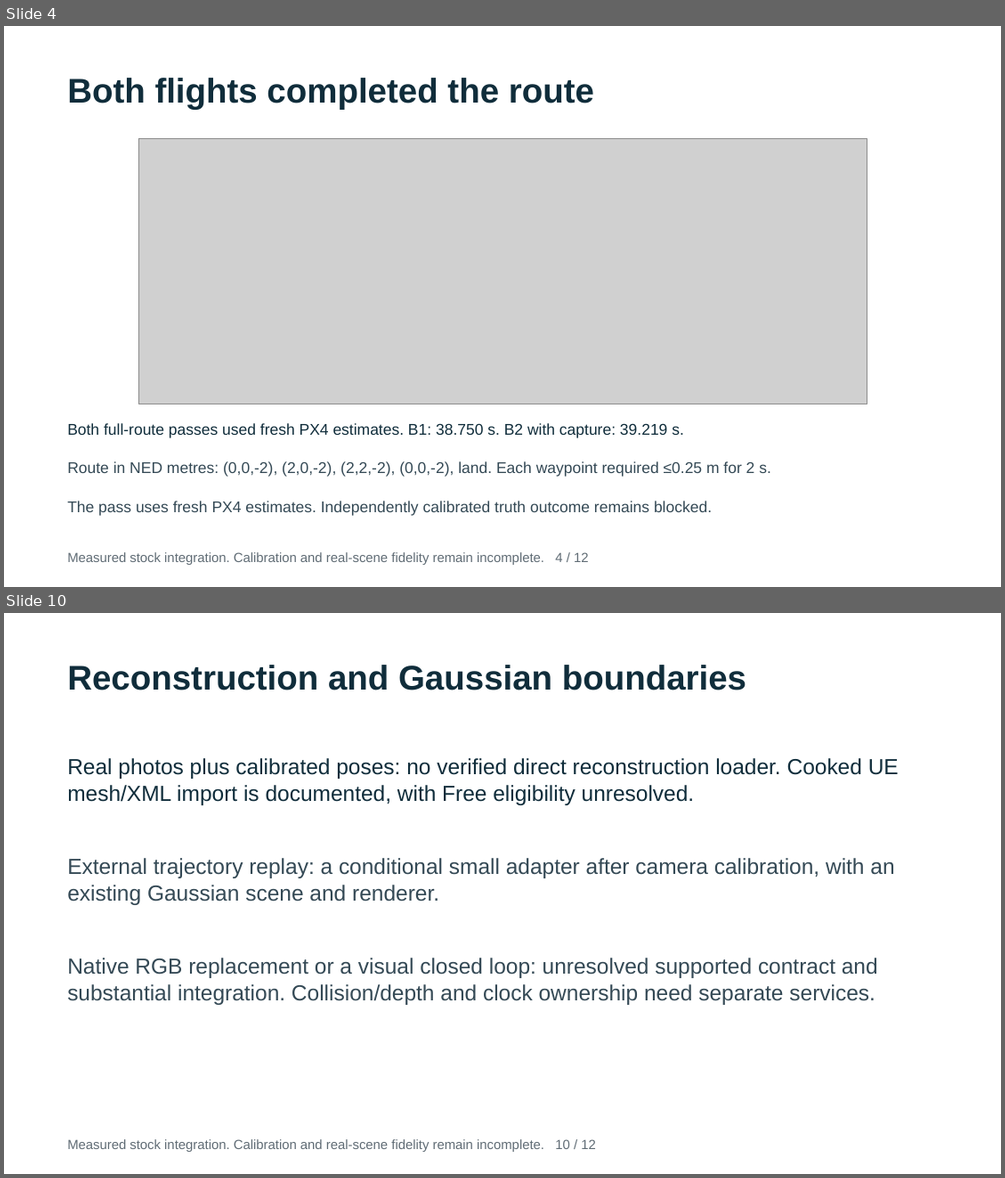
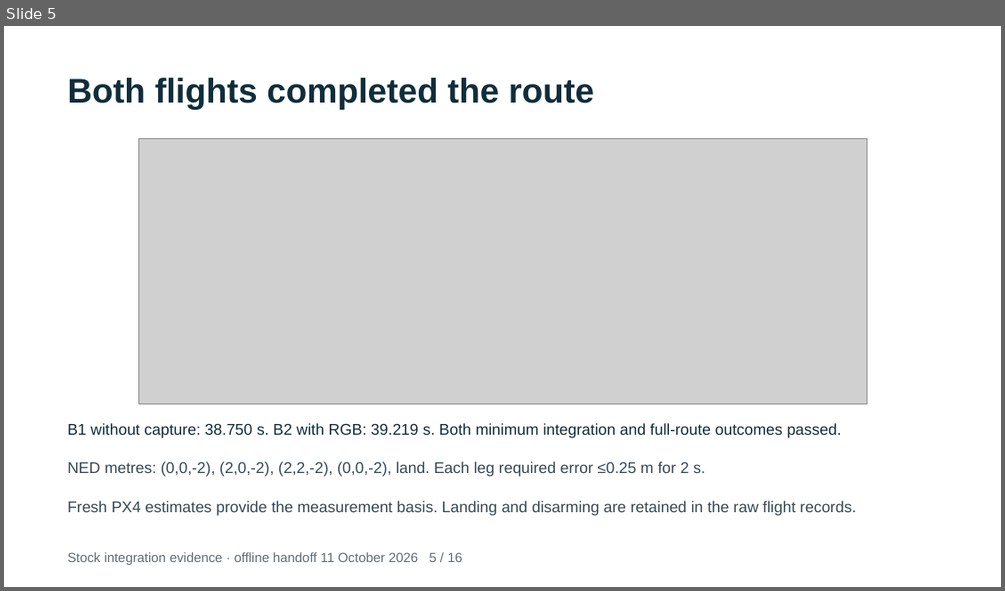
Before and after one commit to WorldExplored/R4R-Sims, a slide deck: results/rflysim/eval-20261010T215531Z/rflysim-evaluation.pptx. Shown one above the other, each under a label of ours: slides 4 and 10 before the commit, slide 5 after it; the slides between them are not shown. The pictures are 1005x1178 and 1005x591 pixels, drawn with LibreOffice and Linux fonts; fonts in the diff are those of the drawing; grey boxes stand for pictures. Boxes give left, top, right and bottom in pixels: in the first picture for what was removed or moved away, otherwise in the second. Text is boxed around its words. In the diff, an @@ line names an element or a change of style, - is before the commit and + after.

Commit message:
Complete RflySim component handoff and playable evidence

```diff
--- a/results/rflysim/eval-20261010T215531Z/rflysim-evaluation.pptx
+++ b/results/rflysim/eval-20261010T215531Z/rflysim-evaluation.pptx
@@ slide 10 removed at [4,613,1001,1174], background #FFFFFF @@
@@ text removed at [67,665,746,690] @@
-Reconstruction and Gaussian boundaries
@@ text removed at [67,758,898,805] @@
-Real photos plus calibrated poses: no verified direct reconstruction loader. Cooked UE mesh/XML import is documented, with Free eligibility unresolved.
@@ text removed at [67,858,894,905] @@
-External trajectory replay: a conditional small adapter after camera calibration, with an existing Gaussian scene and renderer.
@@ text removed at [67,957,878,1005] @@
-Native RGB replacement or a visual closed loop: unresolved supported contract and substantial integration. Collision/depth and clock ownership need separate services.
@@ text removed at [67,1139,596,1151] @@
-Measured stock integration. Calibration and real-scene fidelity remain incomplete. 10 / 12
@@ what was slide 4 is now slide 5 @@
@@ slide 5 changed as well @@
@@ text at [67,423,841,438]: text changed @@
-Both full-route passes used fresh PX4 estimates. B1: 38.750 s. B2 with capture: 39.219 s.
+B1 without capture: 38.750 s. B2 with RGB: 39.219 s. Both minimum integration and full-route outcomes passed.
@@ text at [67,461,705,476]: text changed @@
-Route in NED metres: (0,0,-2), (2,0,-2), (2,2,-2), (0,0,-2), land. Each waypoint required ≤0.25 m for 2 s.
+NED metres: (0,0,-2), (2,0,-2), (2,2,-2), (0,0,-2), land. Each leg required error ≤0.25 m for 2 s.
@@ text at [67,500,856,516]: text changed @@
-The pass uses fresh PX4 estimates. Independently calibrated truth outcome remains blocked.
+Fresh PX4 estimates provide the measurement basis. Landing and disarming are retained in the raw flight records.
@@ text at [67,552,462,564]: text changed @@
-Measured stock integration. Calibration and real-scene fidelity remain incomplete. 4 / 12
+Stock integration evidence · offline handoff 11 October 2026 5 / 16
```
Also in this commit, not shown: 7 other slides changed, 8 slides added, 3 other slides removed, 48 other files.
